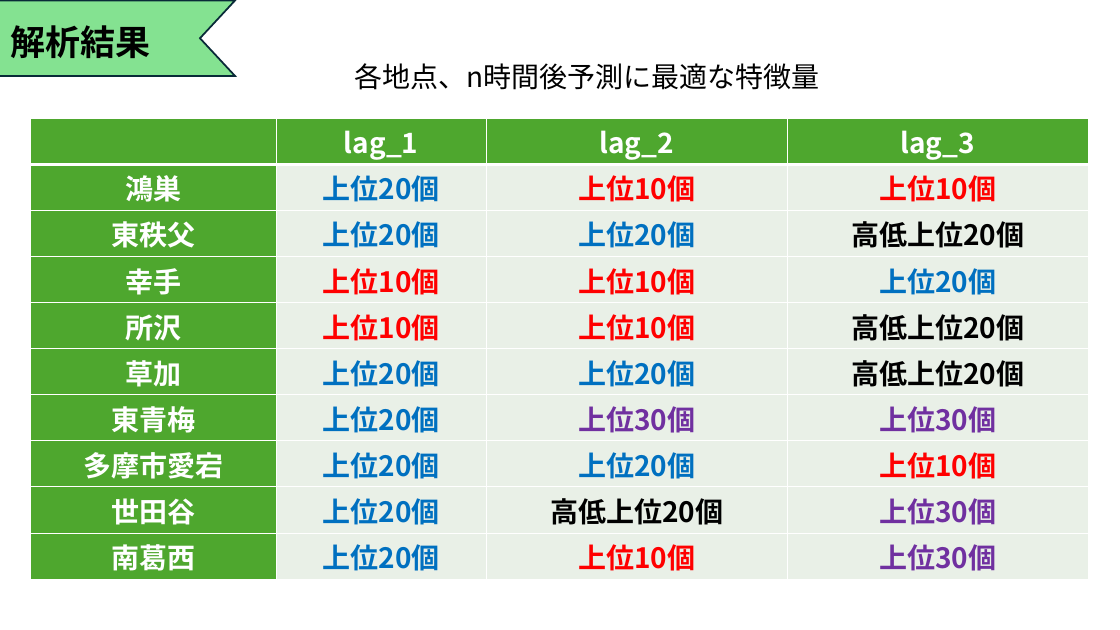
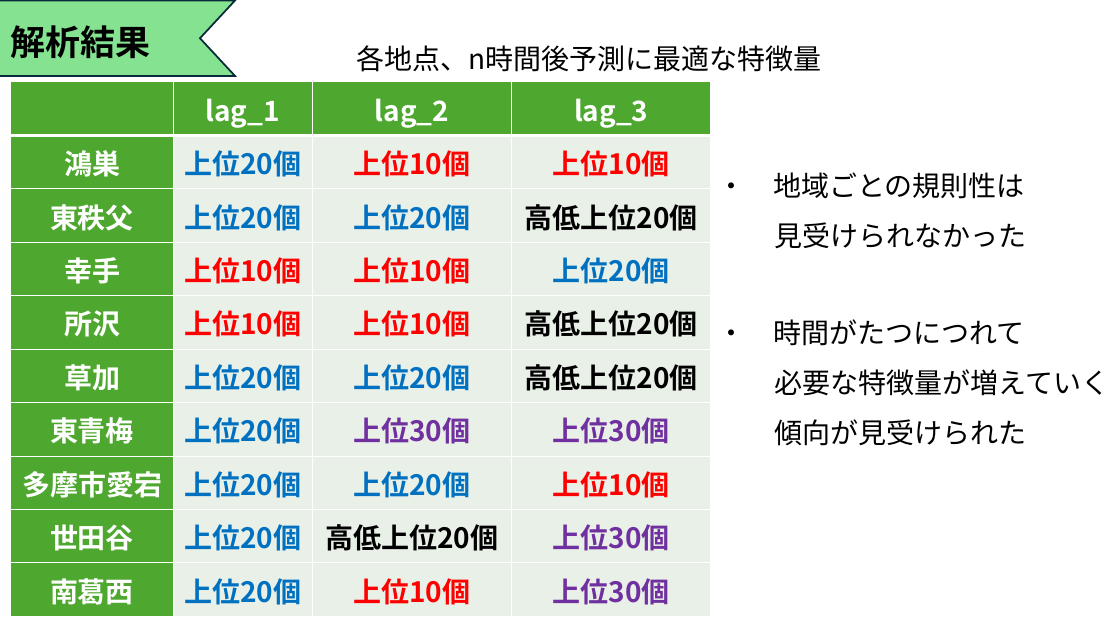
Before and after one commit to Tatsuki0623/lab, a slide deck: slide 14 of out_data/最終発表.pptx (slide 11 before the commit). Drawn at 1120x630 pixels with LibreOffice and Linux fonts; fonts in the diff are those of the drawing. Boxes give left, top, right and bottom in pixels: in the first picture for what was removed or moved away, otherwise in the second. Text is boxed around its words. In the diff, an @@ line names an element or a change of style, - is before the commit and + after.

```diff
--- a/out_data/最終発表.pptx
+++ b/out_data/最終発表.pptx
@@ text "各地点、n時間後予測に最適な特徴量": place and size @@
-text "各地点、n時間後予測に最適な特徴量" at (355,63,820,90)
+text "各地点、n時間後予測に最適な特徴量" at (356,45,821,72)
@@ table: place and size @@
-table at (30,118,1087,580)
+table at (11,82,711,618)
@@ text added at (717,172,1027,248), 24 pt, text #000000 @@
+・ 地域ごとの規則性は
+見受けられなかった
@@ text added at (717,319,1110,446), 24 pt, text #000000 @@
+・ 時間がたつにつれて
+必要な特徴量が増えていく
+傾向が見受けられた
```
Also in this commit, not shown: 9 other slides changed, 3 slides added.
